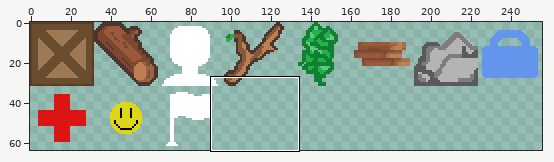
Sprite sheet, stored at src/main/resources/sprites.png. The first picture is a wide view before the edit; the outline marks the close-up.
Close-up. Earlier state:
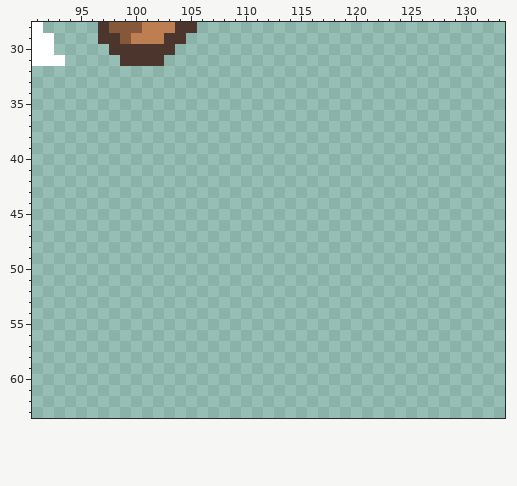
The file is 256x64 pixels. Colours within 5 levels of each other are drawn and written as one. Shown: x 91..133, y 28..63.
And afterwards:
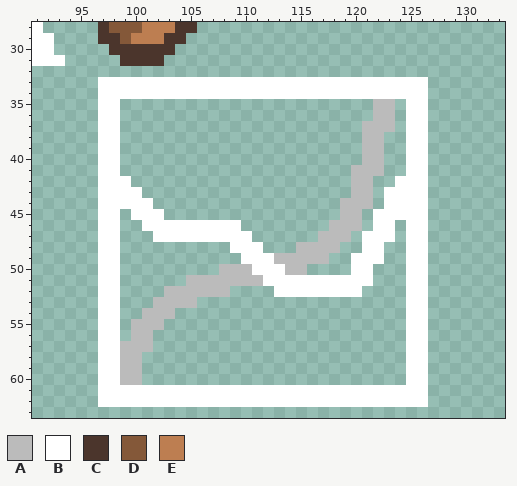
Palette (. is transparent): A #bbbbbb  B #ffffff  C #4b352c  D #845839  E #bd7e51
Diff:
y 33..34: x 97..126 .............................. -> BBBBBBBBBBBBBBBBBBBBBBBBBBBBBB
y 35..36: x 97..98 .. -> BB; x 122..123 .. -> AA; x 125..126 .. -> BB
y 37: x 97..98 .. -> BB; x 121..123 ... -> AAA; x 125..126 .. -> BB
y 38..40: x 97..98 .. -> BB; x 121..122 .. -> AA; x 125..126 .. -> BB
y 41: x 97..98 .. -> BB; x 120..122 ... -> AAA; x 125..126 .. -> BB
y 42: x 97..99 ... -> BBB; x 120..121 .. -> AA; x 124..126 ... -> BBB
y 43: x 97..100 .... -> BBBB; x 120..121 .. -> AA; x 123..126 .... -> BBBB
y 44: x 97..101 ..... -> BBBBB; x 119..121 ... -> AAA; x 123..126 .... -> BBBB
y 45: x 97..98 .. -> BB; x 100..102 ... -> BBB; x 119..120 .. -> AA; x 122..126 ..... -> BBBBB
y 46: x 97..98 .. -> BB; x 101..109 ......... -> BBBBBBBBB; x 118..120 ... -> AAA; x 122..123 .. -> BB; x 125..126 .. -> BB
y 47: x 97..98 .. -> BB; x 102..110 ......... -> BBBBBBBBB; x 117..119 ... -> AAA; x 121..123 ... -> BBB; x 125..126 .. -> BB
y 48: x 97..98 .. -> BB; x 109..111 ... -> BBB; x 115..118 .... -> AAAA; x 121..122 .. -> BB; x 125..126 .. -> BB
y 49: x 97..98 .. -> BB; x 110..117 ........ -> BBBAAAAA; x 120..122 ... -> BBB; x 125..126 .. -> BB
y 50: x 97..98 .. -> BB; x 108..115 ........ -> AAABBBAA; x 120..121 .. -> BB; x 125..126 .. -> BB
y 51: x 97..98 .. -> BB; x 105..121 ................. -> AAAAAAABBBBBBBBBB; x 125..126 .. -> BB
y 52: x 97..98 .. -> BB; x 103..108 ...... -> AAAAAA; x 113..120 ........ -> BBBBBBBB; x 125..126 .. -> BB
y 53: x 97..98 .. -> BB; x 102..105 .... -> AAAA; x 125..126 .. -> BB
y 54: x 97..98 .. -> BB; x 101..103 ... -> AAA; x 125..126 .. -> BB
y 55: x 97..98 .. -> BB; x 100..102 ... -> AAA; x 125..126 .. -> BB
y 56: x 97..98 .. -> BB; x 100..101 .. -> AA; x 125..126 .. -> BB
y 57: x 97..101 ..... -> BBAAA; x 125..126 .. -> BB
y 58..60: x 97..100 .... -> BBAA; x 125..126 .. -> BB
y 61..62: x 97..126 .............................. -> BBBBBBBBBBBBBBBBBBBBBBBBBBBBBB
Pixel boxes of the changes (left, top, right, bottom) in both close-ups:
added: (98, 77, 428, 407)
